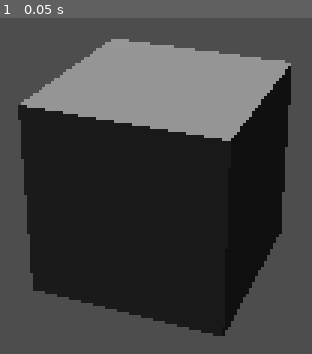
Above: before the commit, frame 1.
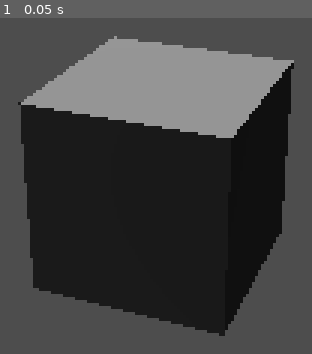
Above: after the commit, the same moment.

Repository: domi900/Projeto-Monolito
Game: Godot game, scene res://Scenes/node_3d.tscn
Two runs of this game, one before a commit and one after it. Both use one fixed random seed, a clock stepped at 60 frames per second and the inputs below.
Inputs:
- Up to frame 1 (0.05 s): no input

The runs differ from the first frame. In frame 1, 1.3% of the frame differs, in the area x 5-95%, y 5-95%.

Commit message:
nova versão

Diff:
--- a/game/monolito/Scenes/node_3d.tscn
+++ b/game/monolito/Scenes/node_3d.tscn
@@ -1,15 +1,15 @@
-[gd_scene load_steps=2 format=3 uid="uid://bmsryretvdrx5"]
+[gd_scene format=3 uid="uid://bmsryretvdrx5"]
 
 [ext_resource type="Script" uid="uid://b3slv2ft4ov32" path="res://Scripts/main.gd" id="1_7q7q3"]
 
-[node name="Node3D" type="Node3D"]
+[node name="Node3D" type="Node3D" unique_id=674827364]
 script = ExtResource("1_7q7q3")
 
-[node name="inicio" type="CSGBox3D" parent="."]
-transform = Transform3D(0.9266271, 0, -0.3759817, 0, 1, 0, 0.3759817, 0, 0.9266271, -0.0003902912, 0.03278339, -0.064156294)
+[node name="inicio" type="CSGBox3D" parent="." unique_id=1431660695]
+transform = Transform3D(0.9266271, 0, -0.3759817, 0, 1, 0, 0.3759817, 0, 0.9266271, 0.0039004087, 0.03859651, -0.070118904)
 
-[node name="DirectionalLight3D" type="DirectionalLight3D" parent="."]
+[node name="DirectionalLight3D" type="DirectionalLight3D" parent="." unique_id=1774223748]
 transform = Transform3D(1, 0, 0, 0, 0.036033295, 0.9993506, 0, -0.9993506, 0.036033295, -0.009227395, 1.2235299, 0.0762372)
 
-[node name="Camera3D" type="Camera3D" parent="."]
+[node name="Camera3D" type="Camera3D" parent="." unique_id=438269080]
 transform = Transform3D(1, 0, 0, 0, 0.8971042, 0.44181904, 0, -0.44181904, 0.8971042, 0, 2.0746984, 3.8430815)
--- a/game/monolito/project.godot
+++ b/game/monolito/project.godot
@@ -8,11 +8,15 @@
 
 config_version=5
 
+[animation]
+
+compatibility/default_parent_skeleton_in_mesh_instance_3d=true
+
 [application]
 
 config/name="Monolito"
 run/main_scene="uid://bmsryretvdrx5"
-config/features=PackedStringArray("4.5", "Mobile")
+config/features=PackedStringArray("4.6", "Mobile")
 config/icon="res://icon.svg"
 
 [input_devices]
